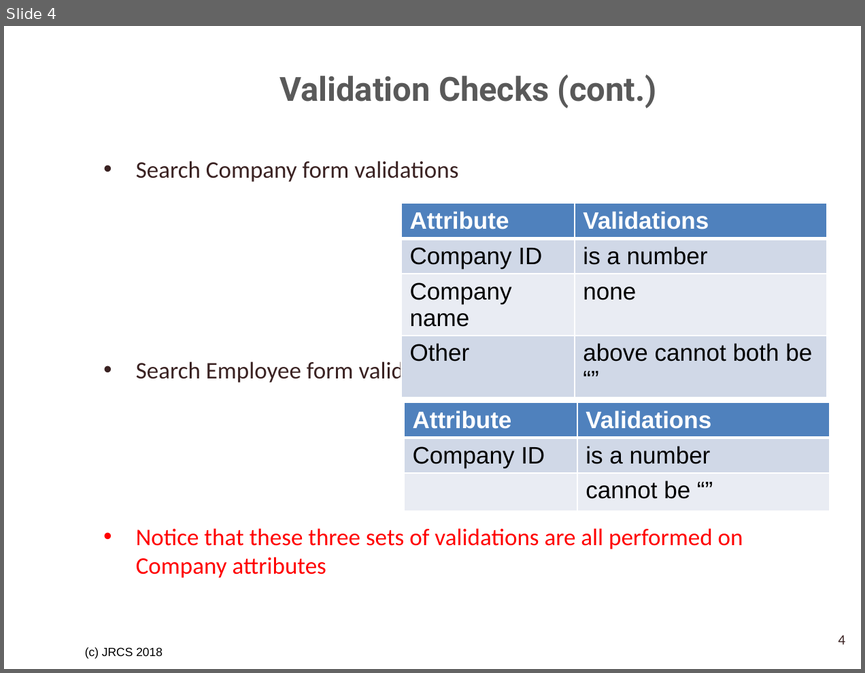
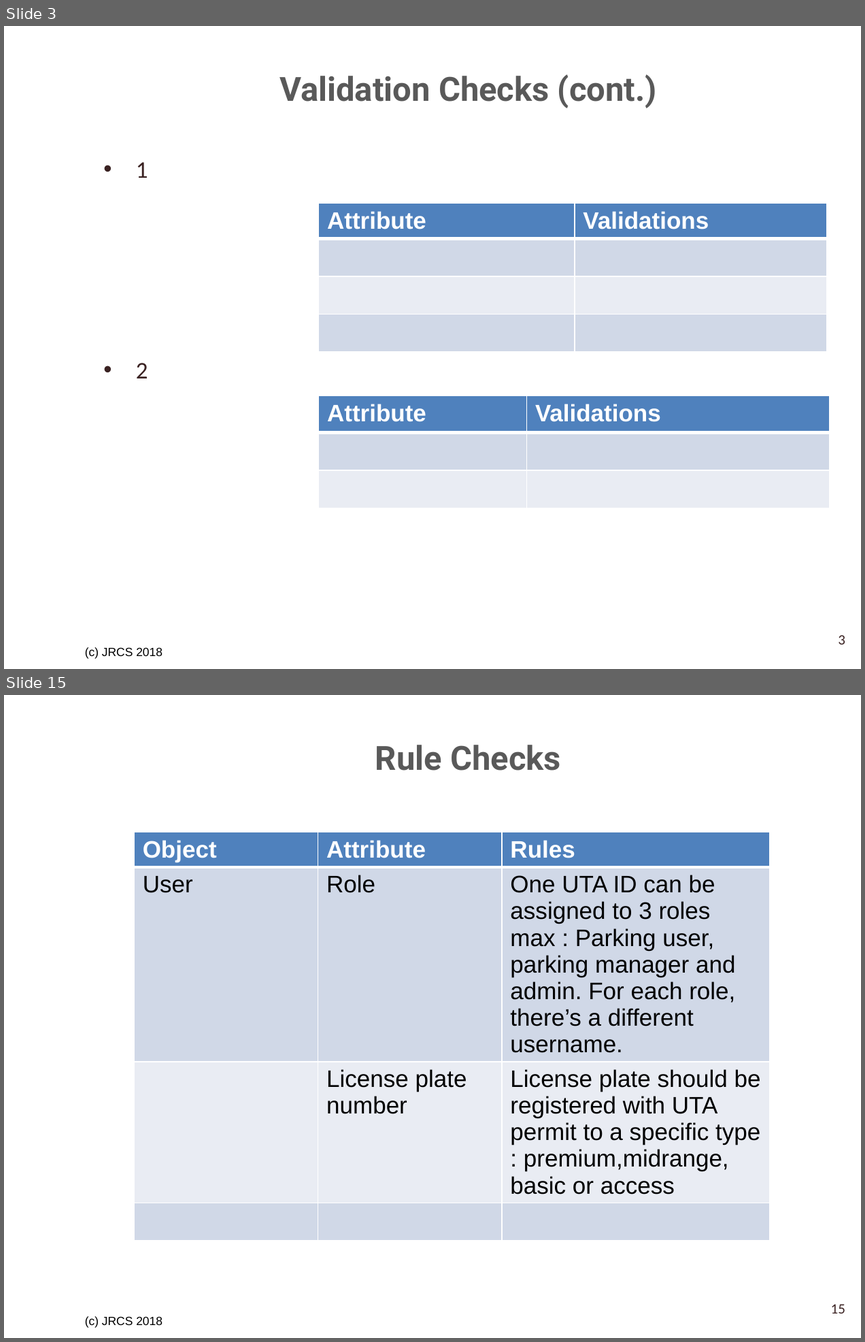
Before and after one commit to SrihariShastry/UTA_Parking, a slide deck: Project_Analysis_Team_3/Validation Checks and Rules Tables.pptx. Shown one above the other, each under a label of ours: slide 4 before the commit, slides 3 and 15 after it; the slides between them are not shown. The pictures are 865x673 and 865x1342 pixels, drawn with LibreOffice and Linux fonts; fonts in the diff are those of the drawing; background and template pictures are left out. Boxes give left, top, right and bottom in pixels: in the first picture for what was removed or moved away, otherwise in the second. Text is boxed around its words. In the diff, an @@ line names an element or a change of style, - is before the commit and + after.

```diff
--- a/Project_Analysis_Team_3/Validation Checks and Rules Tables.pptx
+++ b/Project_Analysis_Team_3/Validation Checks and Rules Tables.pptx
@@ slide 15 added at bbox=[4, 695, 861, 1338], background picture (left out); not listed: 1 template element that a slide beside it also shows @@
@@ title added at bbox=[375, 745, 561, 770], 28 pt, text #595959, bold @@
+Rule Checks
@@ table added at bbox=[135, 832, 771, 1197], 4 rows, 3 columns @@
+Object | Attribute | Rules
+User | Role | One UTA ID can be assigned to 3 roles max : Parking user, parking manager and admin. For each role, there’s a different username.
+ | License plate number | License plate should be registered with UTA permit to a specific type : premium,midrange, basic or access
+ |  | 
@@ page number added at bbox=[831, 1304, 845, 1313], 12 pt, text #3A2222 @@
+15
@@ what was slide 4 is now slide 3 @@
@@ slide 3 changed as well @@
@@ text at bbox=[136, 162, 148, 378]: text changed; text colour #FF0000 to #3A2222 @@
-• Search Company form validations
-• Search Employee form validations
-• Notice that these three sets of validations are all performed on Company attributes
+• 1
+• 2
@@ table at bbox=[318, 203, 827, 342] @@
-row 2, column 1: Company ID
+row 2, column 1: 
-row 2, column 2: is a number
+row 2, column 2: 
-row 3, column 1: Company name
+row 3, column 1: 
-row 3, column 2: none
+row 3, column 2: 
-row 4, column 1: Other
+row 4, column 1: 
-row 4, column 2: above cannot both be “”
+row 4, column 2: 
@@ table: place and size @@
-table at bbox=[402, 203, 827, 364]
+table at bbox=[318, 203, 827, 342]
@@ table at bbox=[318, 395, 830, 507] @@
-row 2, column 1: Company ID
+row 2, column 1: 
-row 2, column 2: is a number
+row 2, column 2: 
-row 3, column 2: cannot be “”
+row 3, column 2: 
@@ table: place and size @@
-table at bbox=[404, 402, 830, 507]
+table at bbox=[318, 395, 830, 507]
@@ page number at bbox=[838, 635, 845, 644]: text changed @@
-4
+3
```
Also in this commit, not shown: 12 other slides added, 2 slides removed, 4 other files.
